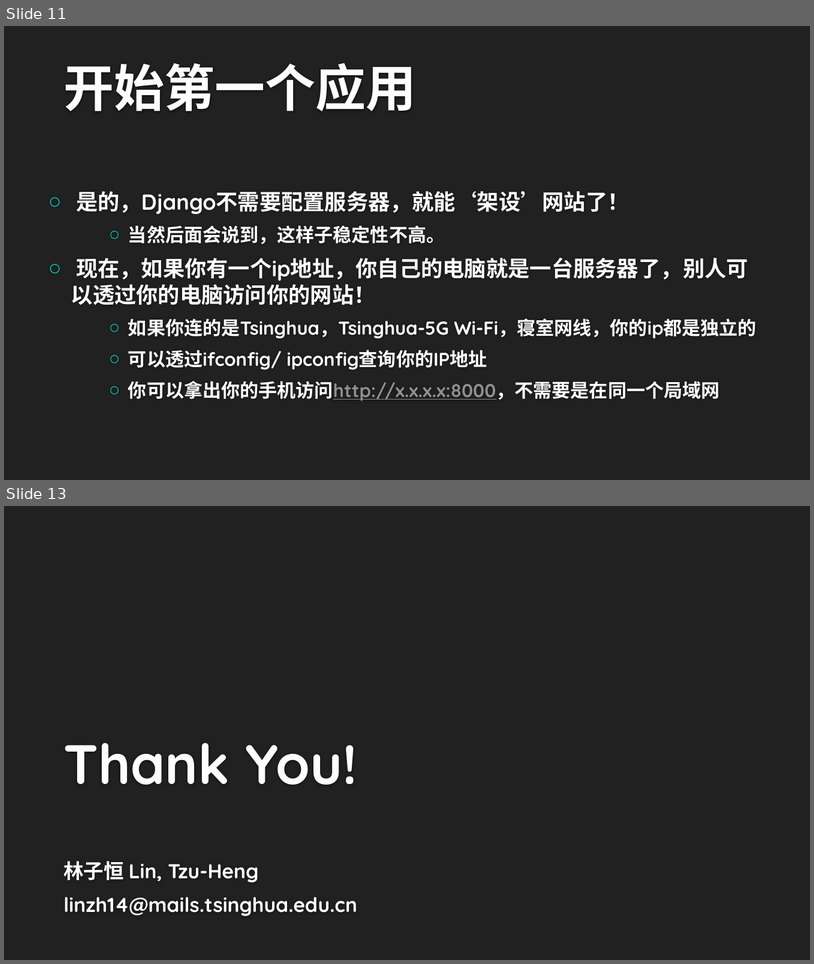
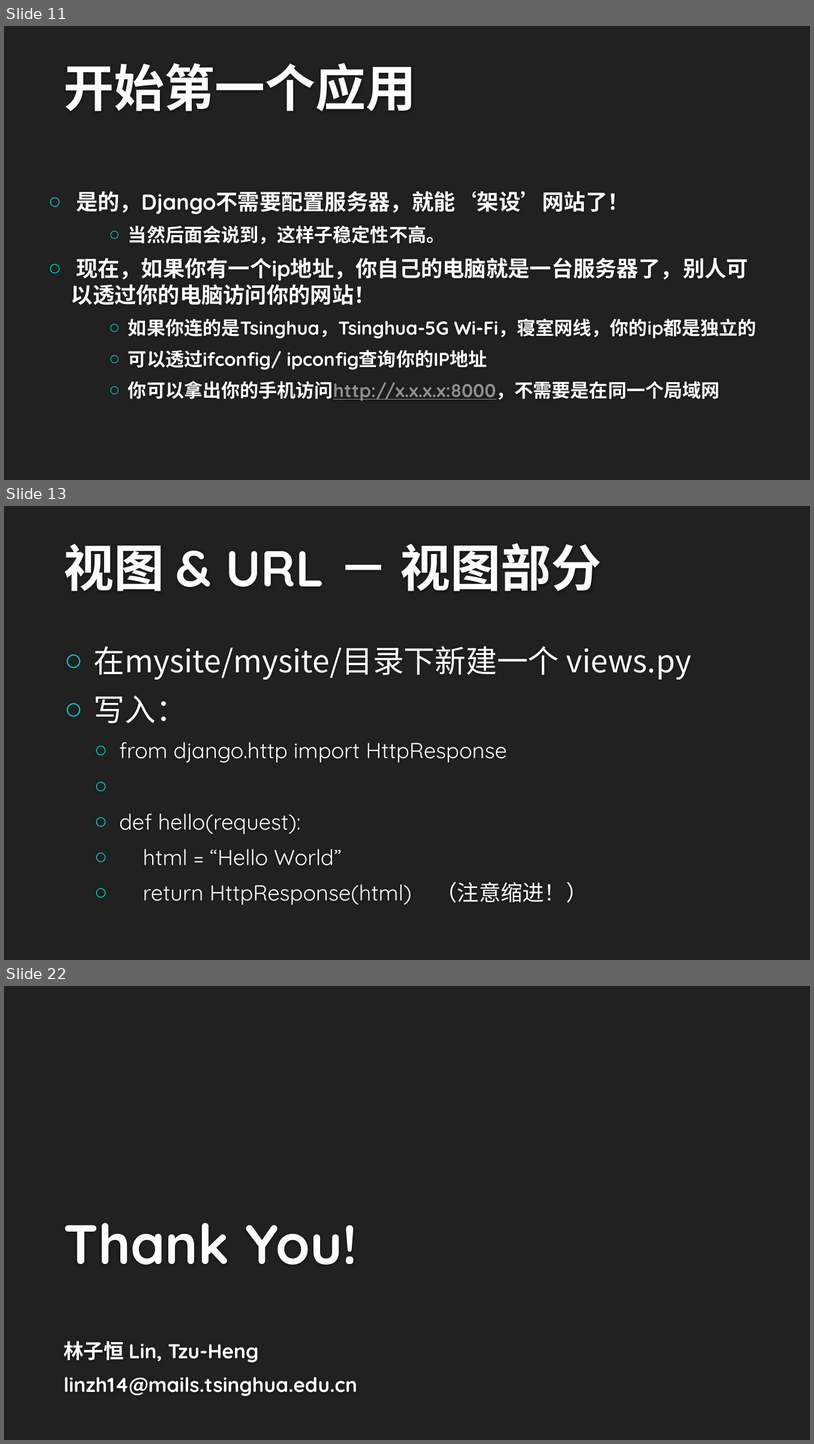
Before and after one commit to lzhbrian/Django-Lecture, a slide deck: 第一讲.pptx. Shown one above the other, each under a label of ours: slides 11 and 13 before the commit, slides 11, 13 and 22 after it; the slides between them are not shown. The pictures are 814x964 and 814x1444 pixels, drawn with LibreOffice and Linux fonts; fonts in the diff are those of the drawing; background and template pictures are left out. Boxes give left, top, right and bottom in pixels: in the first picture for what was removed or moved away, otherwise in the second. Text is boxed around its words. In the diff, an @@ line names an element or a change of style, - is before the commit and + after.

```diff
--- a/第一讲.pptx
+++ b/第一讲.pptx
@@ slide 13 added at (x1=4, y1=506, x2=810, y2=960), background #212121 @@
@@ title added at (x1=63, y1=543, x2=602, y2=591), 60 pt, text #FEFEFE, bold @@
+视图 & URL － 视图部分
@@ text added at (x1=94, y1=646, x2=692, y2=905), 25.9 pt, text #FFFFFF @@
+○ 在mysite/mysite/目录下新建一个 views.py
+○ 写入：
+  ○ from django.http import HttpResponse
+  ○ def hello(request):
+  ○ html = “Hello World”
+  ○ return HttpResponse(html) （注意缩进！）
@@ what was slide 13 is now slide 22 @@
```
Also in this commit, not shown: 3 slides changed, 8 other slides added.
